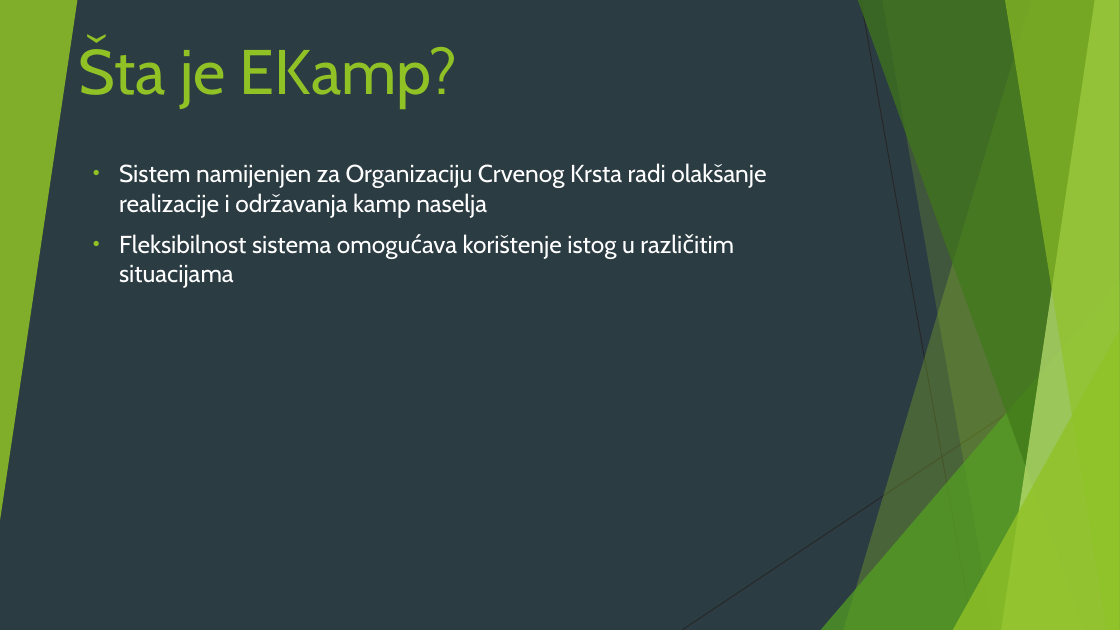
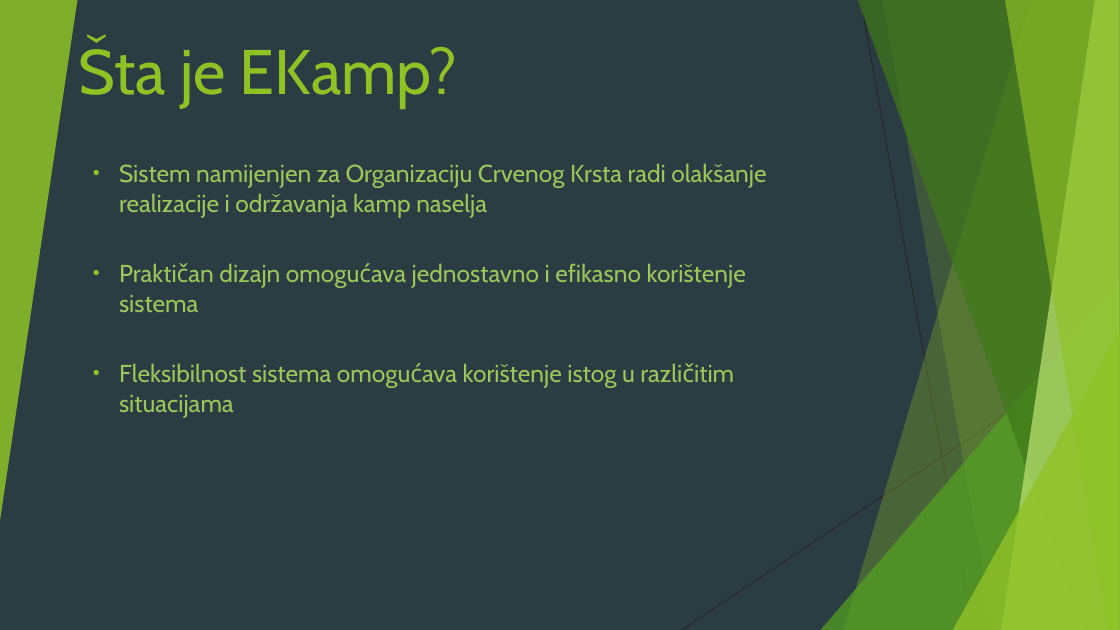
Before and after one commit to dejansimic00/ISZ_DT, a slide deck: slide 2 of EKamp.pptx. Drawn at 1120x630 pixels with LibreOffice and Linux fonts; fonts in the diff are those of the drawing. Boxes give left, top, right and bottom in pixels: in the first picture for what was removed or moved away, otherwise in the second. Text is boxed around its words. In the diff, an @@ line names an element or a change of style, - is before the commit and + after.

```diff
--- a/EKamp.pptx
+++ b/EKamp.pptx
@@ subtitle at bbox=[119, 163, 766, 417]: text colour #FFFFFF to #9CC65A in "Sistem namijenjen za Organizaciju Crvenog Krsta radi ...", "Fleksibilnost sistema omogućava korištenje istog u različiti ..." @@
@@ subtitle at bbox=[119, 263, 746, 312]: paragraph added @@
+• Praktičan dizajn omogućava jednostavno i efikasno korištenje sistema
```
Also in this commit, not shown: 11 other slides changed, 4 slides added.
